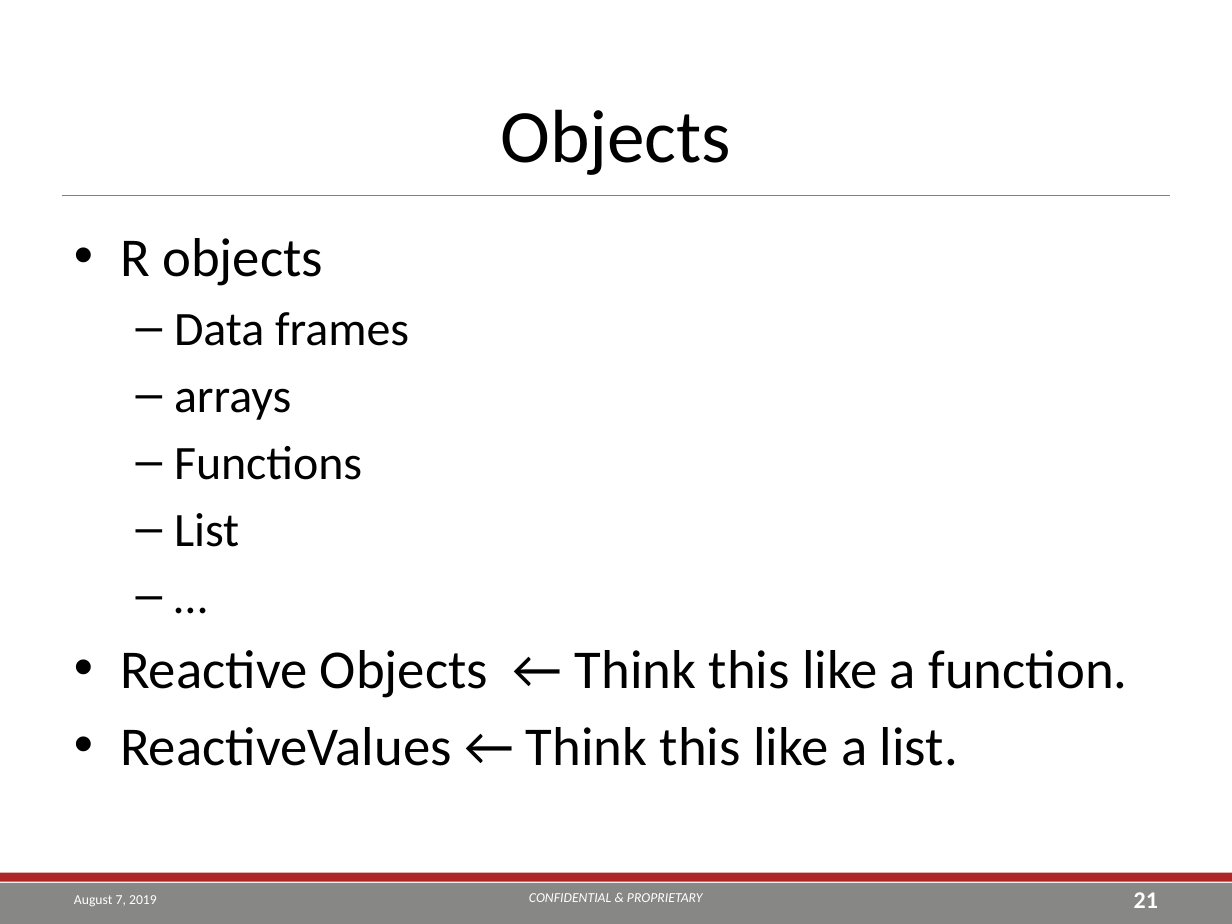
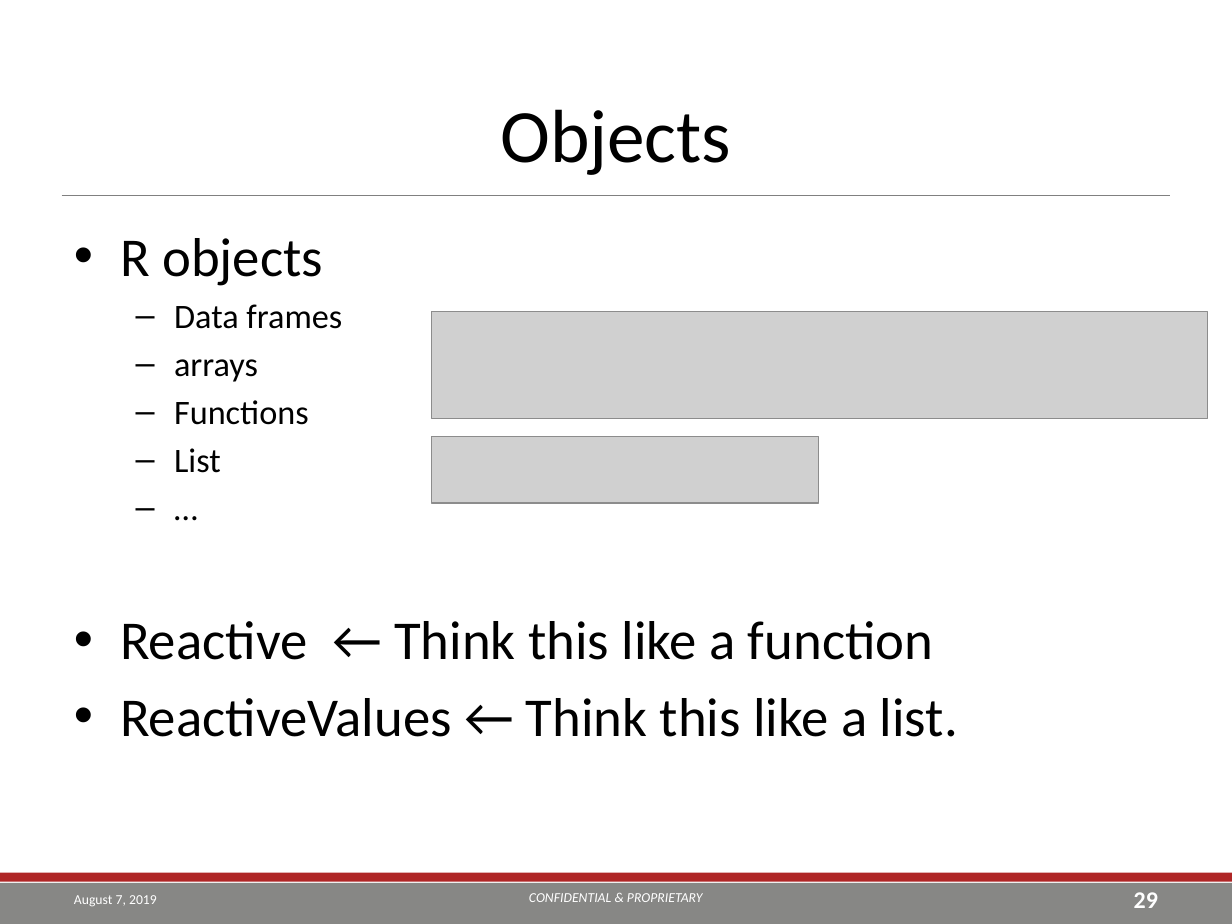
Before and after one commit to TEA-Analytics/ShinyWorkshop, a slide deck: slide 29 of Day 1.pptx (slide 21 before the commit). Drawn at 1232x924 pixels with LibreOffice and Linux fonts; fonts in the diff are those of the drawing; grey boxes stand for pictures; background and template pictures are left out. Boxes give left, top, right and bottom in pixels: in the first picture for what was removed or moved away, otherwise in the second. Text is boxed around its words. In the diff, an @@ line names an element or a change of style, - is before the commit and + after.

```diff
--- a/Day 1.pptx
+++ b/Day 1.pptx
@@ text at (174,304,342,473): size 28 to 20 pt in "Data frames", "arrays", "Functions", "List" and 1 more places; less space between paragraphs @@
@@ picture added at (431,312,1207,418) @@
@@ picture added at (431,436,819,503) @@
@@ text at (120,621,933,660): text changed @@
-• Reactive Objects ← Think this like a function.
+• Reactive ← Think this like a function
@@ page number at (1134,892,1158,908): text changed @@
-21
+29
```
Also in this commit, not shown: 12 other slides changed, 14 slides added, 6 other files.
